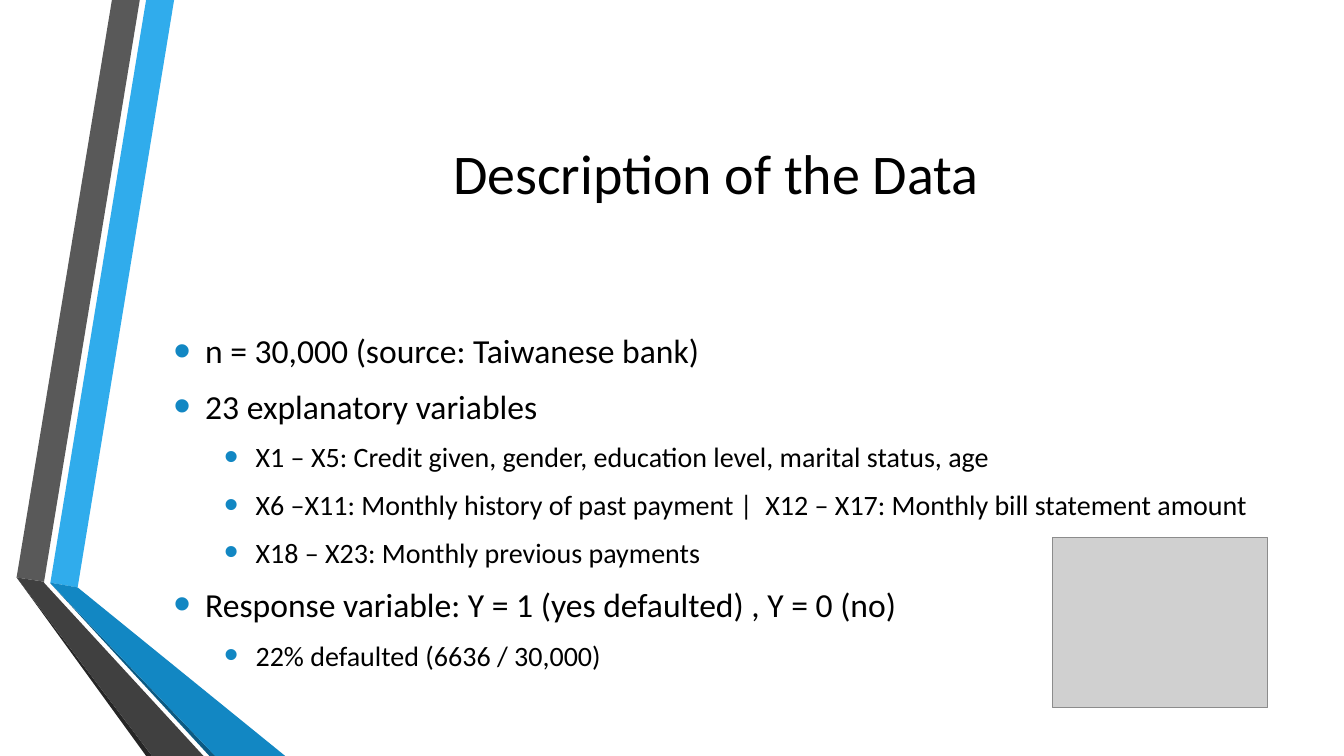
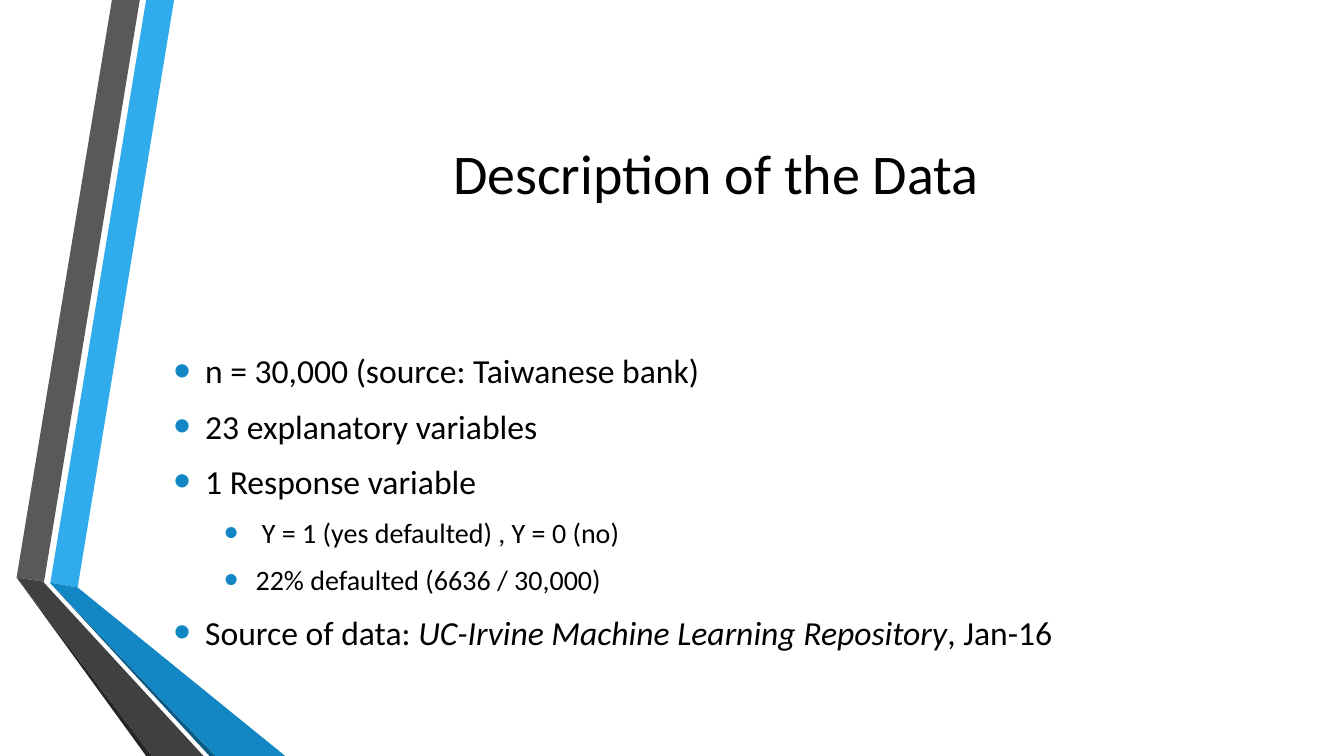
Before and after one commit to jb08/credit_card_default_ML, a slide deck: slide 2 of Predicting_Credit_Card_defaults.pptx. Drawn at 1344x756 pixels with LibreOffice and Linux fonts; fonts in the diff are those of the drawing; grey boxes stand for pictures; background and template pictures are left out. Boxes give left, top, right and bottom in pixels: in the first picture for what was removed or moved away, otherwise in the second. Text is boxed around its words. In the diff, an @@ line names an element or a change of style, - is before the commit and + after.

```diff
--- a/Predicting_Credit_Card_defaults.pptx
+++ b/Predicting_Credit_Card_defaults.pptx
@@ text at (x1=205, y1=470, x2=620, y2=548): text changed @@
-  • X1 – X5: Credit given, gender, education level, marital status, age
-  • X6 –X11: Monthly history of past payment | X12 – X17: Monthly bill statement amount
-  • X18 – X23: Monthly previous payments
-• Response variable: Y = 1 (yes defaulted) , Y = 0 (no)
+• 1 Response variable
+  • Y = 1 (yes defaulted) , Y = 0 (no)
@@ picture removed at (x1=1053, y1=537, x2=1268, y2=708) @@
@@ text at (x1=205, y1=621, x2=1052, y2=651): paragraph added @@
+• Source of data: UC-Irvine Machine Learning Repository, Jan-16
```
Also in this commit, not shown: 1 other slide changed, 2 slides added, 5 other files.
